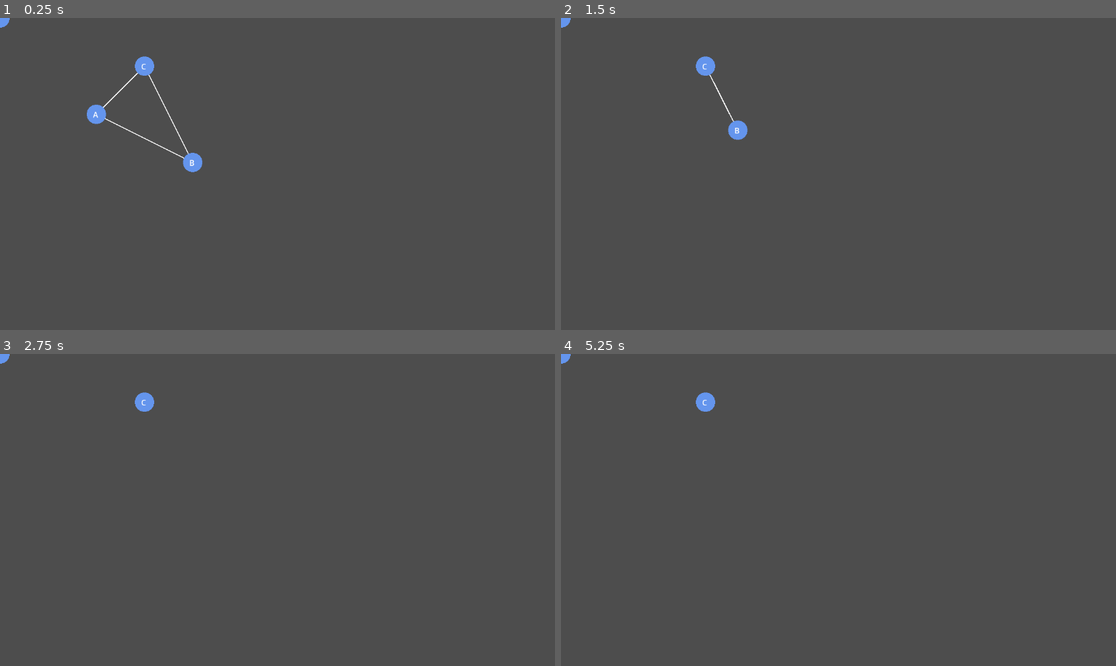
Above: before the commit, frames 1-4 (two rows, left to right).
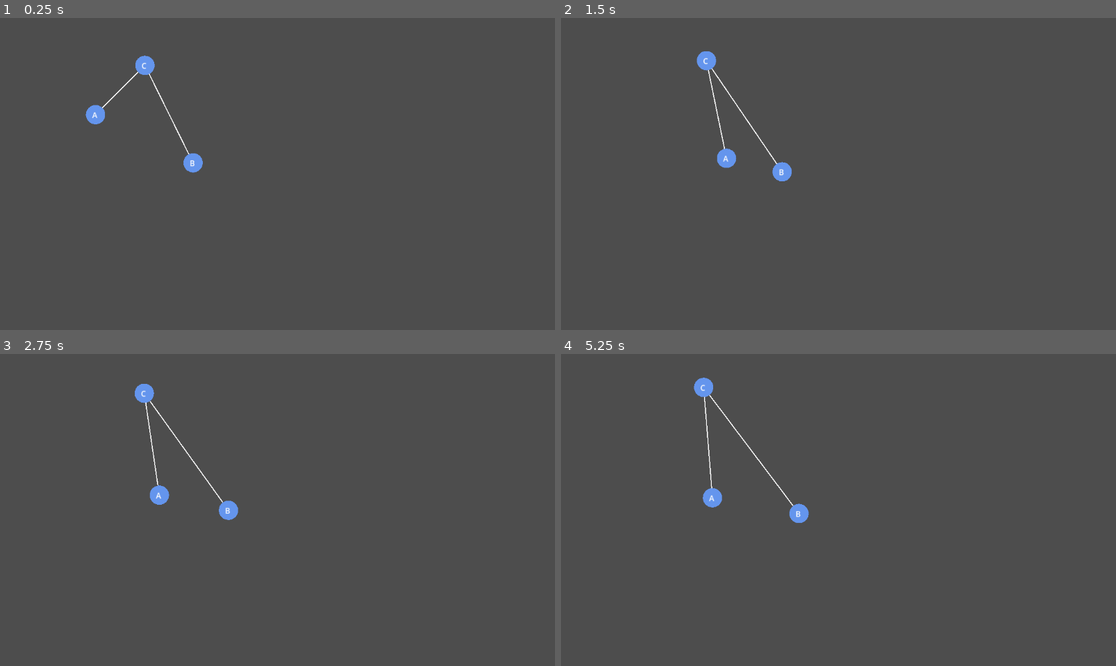
Above: after the commit, the same moments.

Repository: Alexosis/metagraph2D
Game: Godot game, scene res://scenes/graph_view.tscn
Same seed, same stepped clock (60 frames per second), same inputs: the game is played once before the commit and once after it.
Inputs (mouse positions are in pixels of both pictures, inside the frame that each line leads up to):
- Up to frame 1 (0.25 s): no input
- Up to frame 2 (1.5 s): tap Enter at 0.5 s; drag from (655, 114) to (755, 161) at 0.52 s; drag from (755, 161) to (705, 64) at 1.27 s
- Up to frame 3 (2.75 s): click (144, 400) at 2.17 s
- Up to frame 4 (5.25 s): drag from (810, 572) to (705, 400) at 2.77 s; move the mouse to (1005, 556) at 3.52 s; click (1005, 556) at 3.67 s; drag from (672, 463) to (705, 400) at 4.27 s; move the mouse to (866, 510) at 5.02 s; click (866, 510) at 5.17 s

The runs differ from the first frame. In frame 1, 0.3% of the frame differs, in the area x 0-37%, y 0-50%; in frame 2, 0.9%, in the area x 0-42%, y 0-53%; in frame 3, 0.8%; in frame 4, 0.9%.

Commit message:
add: basic ForceAtlas algorithm

Diff:
--- a/scripts/graph_view.gd
+++ b/scripts/graph_view.gd
@@ -1,6 +1,11 @@
 extends Node2D
 
 var graph: Graph_Data
+
+@export var run_layout := true
+
+var layout := ForceAtlasLayout.new()
+var running := false
 
 func _draw():
 	if graph == null:
@@ -33,12 +38,36 @@
 func _ready():
 	graph = Graph_Data.new()
 
-	graph.nodes[1] = { "pos": Vector2(200, 200), "data": "A" }
-	graph.nodes[2] = { "pos": Vector2(400, 300), "data": "B" }
-	graph.nodes[3] = { "pos": Vector2(300, 100), "data": "C" }
+	graph.nodes[0] = { "pos": Vector2(200, 200), "data": "A" }
+	graph.nodes[1] = { "pos": Vector2(400, 300), "data": "B" }
+	graph.nodes[2] = { "pos": Vector2(300, 100), "data": "C" }
 	graph.edges = [
+		#[1, 2],
 		[1, 2],
-		[2, 3],
-		[3, 1]
+		[2, 0]
 	]
+	layout.reset(graph.nodes)
+	running = run_layout
 	build_graph()
+
+func _process(delta):
+	print('process')
+	if not running:
+		return
+	layout.step(graph.nodes, graph.edges, delta)
+	_apply_positions()
+	queue_redraw()
+
+func _apply_positions():
+	for child in get_children():
+		print(child.node_id)
+		if child is Graph_Node:
+			print("moving node", child.node_id)
+			child.global_position = graph.nodes[child.node_id]["pos"]
+
+func start_layout():
+	layout.reset(graph.nodes)
+	running = true
+
+func stop_layout():
+	running = false
--- /dev/null
+++ b/scripts/layout/force_atlas.gd
@@ -0,0 +1,53 @@
+extends RefCounted
+class_name ForceAtlasLayout
+
+var repulsion_strength := 2000000.0
+var attraction_strength := 0.01
+var damping := 0.85
+var max_speed := 500.0
+
+var velocities := {} # id -> Vector2
+
+func reset(nodes: Dictionary):
+	velocities.clear()
+	for id in nodes.keys():
+		velocities[id] = Vector2.ZERO
+
+func step(nodes: Dictionary, edges: Array, delta: float) -> Dictionary:
+	# --- REPULSION ---
+	for id_a in nodes.keys():
+		var pos_a: Vector2 = nodes[id_a]["pos"]
+
+		for id_b in nodes.keys():
+			if id_a == id_b:
+				continue
+
+			var pos_b: Vector2 = nodes[id_b]["pos"]
+			var dir := pos_a - pos_b
+			var dist : int = max(dir.length(), 1.0)
+			var force : int = repulsion_strength / (dist * dist)
+
+			velocities[id_a] += dir.normalized() * force * delta
+			#print(velocities[id_a])
+
+	# --- ATTRACTION ---
+	for edge in edges:
+		var a : int = edge[0]
+		var b : int = edge[1]
+
+		var pos_a: Vector2 = nodes[a]["pos"]
+		var pos_b: Vector2 = nodes[b]["pos"]
+
+		var dir := pos_b - pos_a
+		var dist := dir.length()
+		var force := dist * attraction_strength
+		velocities[a] += dir.normalized() * force * delta
+		velocities[b] -= dir.normalized() * force * delta
+
+	# --- INTEGRATION ---
+	for id in nodes.keys():
+		velocities[id] *= damping
+		velocities[id] = velocities[id].limit_length(max_speed)
+		nodes[id]["pos"] += velocities[id] * delta
+
+	return nodes
Not shown, added: scenes/graF9A8.tmp
